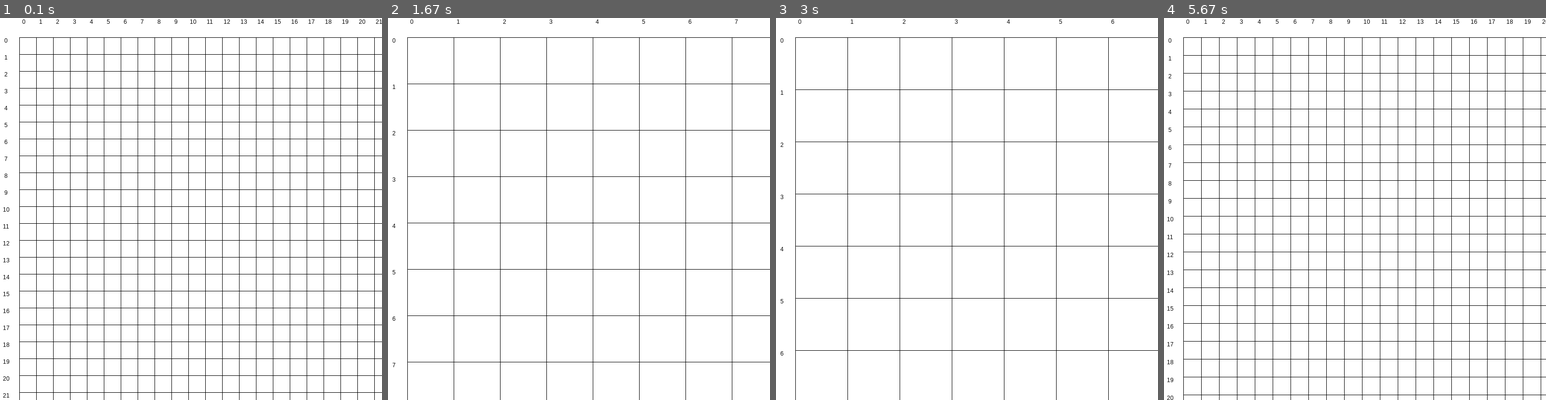
Above: before the commit, frames 1-4 (left to right).
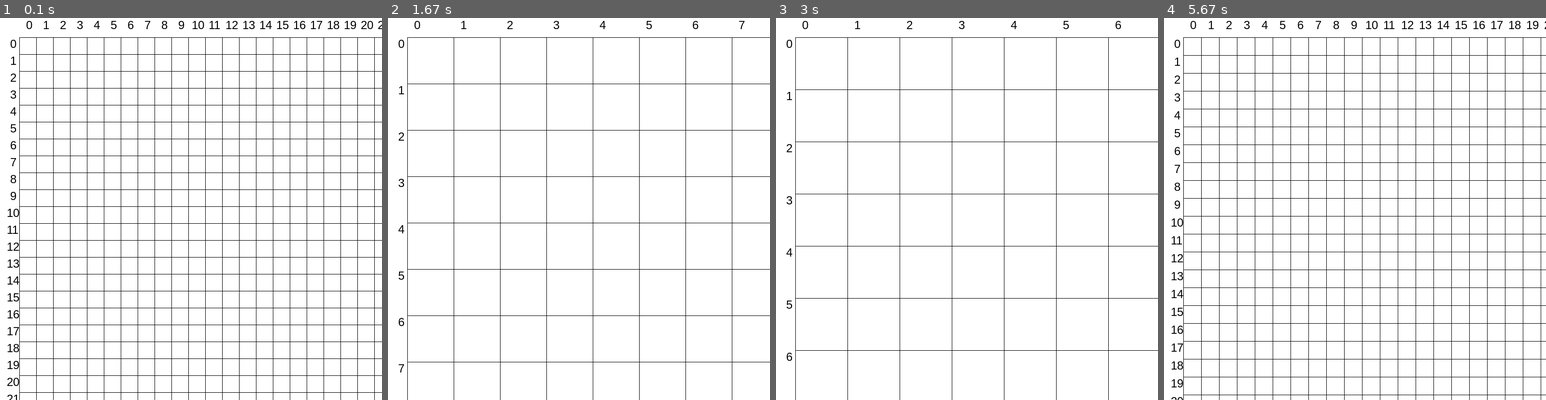
Above: after the commit, the same moments.

Repository: Archanciel/Learning_Pygame
Game: pygame game, started from draw_grid/main.py
Same seed, same stepped clock (60 frames per second), same inputs: the game is played once before the commit and once after it.
Inputs (mouse positions are in pixels of both pictures, inside the frame that each line leads up to):
- Up to frame 1 (0.1 s): no input
- Up to frame 2 (1.67 s): hold Up 0.33-0.8 s; move the mouse to (563, 224) at 0.37 s; hold Down 0.83-1.13 s; hold Up 1.17-1.53 s; hold Down from 1.57 s (still down)
- Up to frame 3 (3 s): release Down at 1.93 s; hold Up 1.97-2.27 s; hold Down 2.3-2.6 s; hold Up from 2.63 s (still down)
- Up to frame 4 (5.67 s): release Up at 3 s; hold Down 3.03-3.4 s; hold Up 3.43-3.73 s; hold Down 3.77-4.07 s; hold Up 4.1-4.47 s; hold Down 4.5-4.87 s; hold Up 4.9-5.2 s; hold Down 5.23-5.53 s; hold Up from 5.57 s (still down)

The runs differ from the first frame. In frame 1, 1.2% of the frame differs, in the area x 0-100%, y 0-100%; in frame 2, 0.3%; in frame 3, 0.3%; in frame 4, 1.2%.

Commit message:
Adapted to smaotphone

Diff:
--- a/draw_grid/grid.py
+++ b/draw_grid/grid.py
@@ -16,7 +16,7 @@
         is 1 px, 2 cells will require
         '''
         self.cellValueGrid = [[initCellValue for i in range(surface.get_width() // 2)] for j in range(surface.get_height() // 2)]
-        self.font = pg.font.SysFont('arial', 12, False)
+        self.font = pg.font.SysFont('arial', GRID_COORD_MARGIN_SIZE / 20 * 12, False)
         self.drawAxisLabel = True
 
     def setGridDimension(self):
